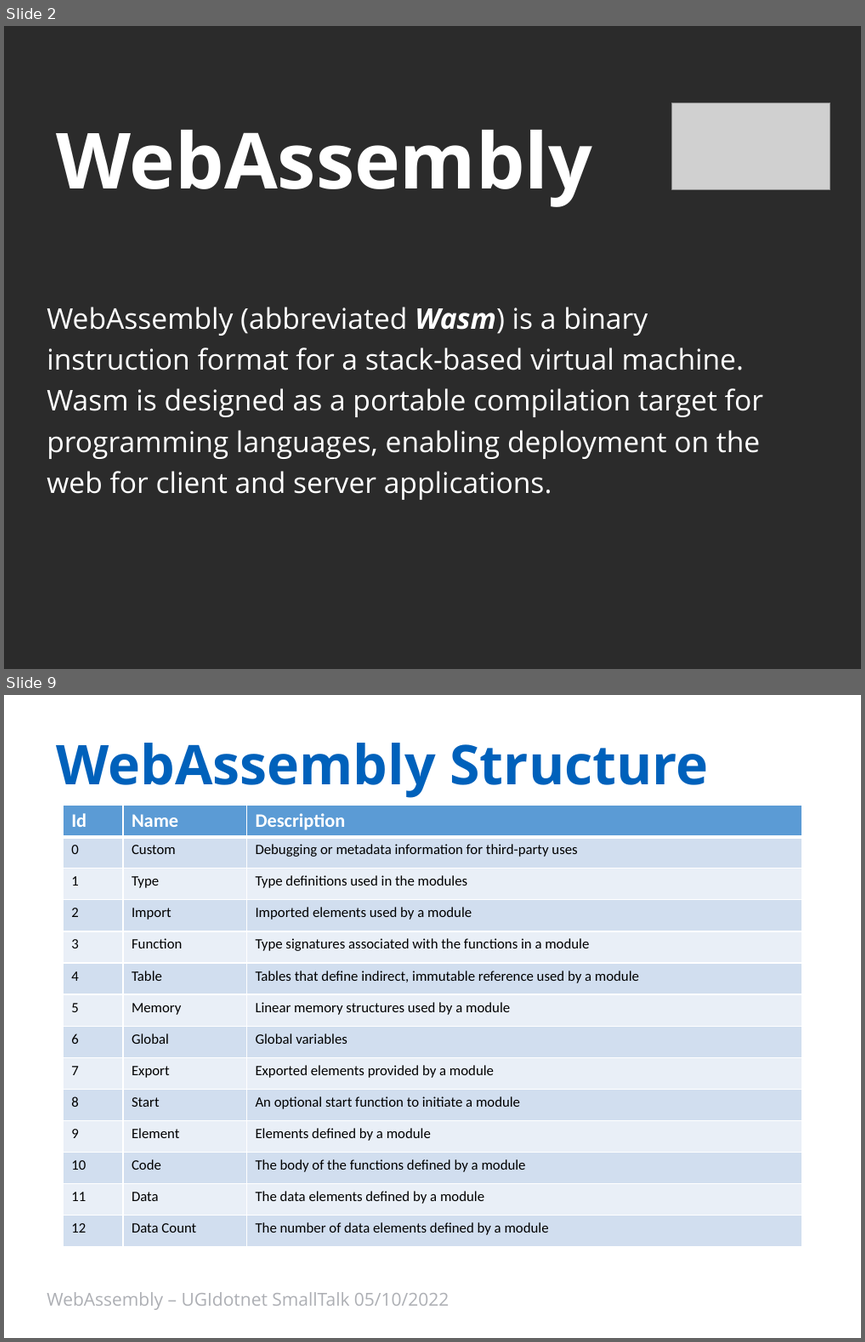
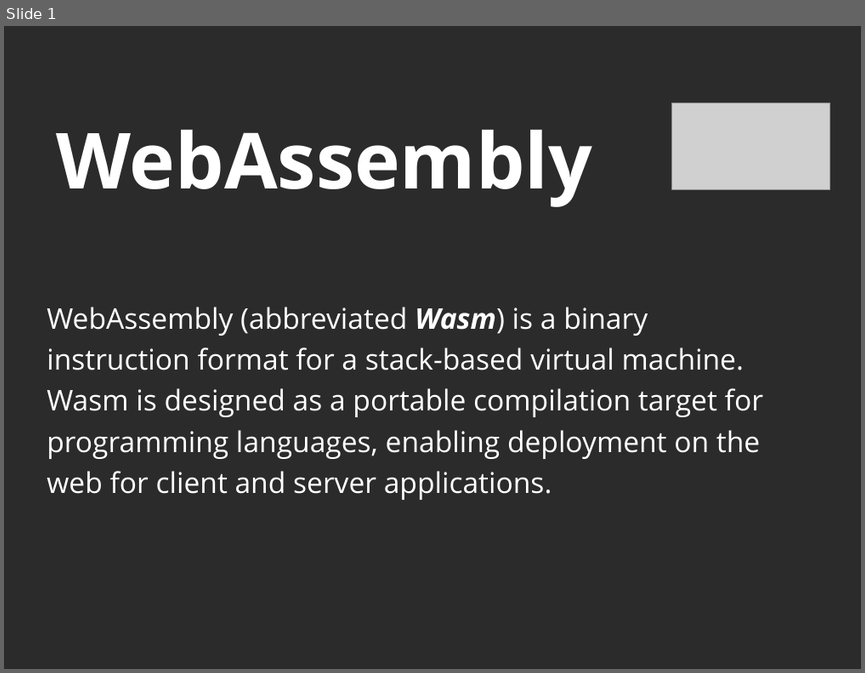
Before and after one commit to Ace68/slide, a slide deck: 2022/XMasDev/WebAssembly.pptx. Shown one above the other, each under a label of ours: slides 2 and 9 before the commit, slide 1 after it; the slides between them are not shown. The pictures are 865x1342 and 865x673 pixels, drawn with LibreOffice and Linux fonts; fonts in the diff are those of the drawing; grey boxes stand for pictures; background and template pictures are left out; a plain dark background stands for a picture behind light text. Boxes give left, top, right and bottom in pixels: in the first picture for what was removed or moved away, otherwise in the second. Text is boxed around its words. In the diff, an @@ line names an element or a change of style, - is before the commit and + after.

```diff
--- a/2022/XMasDev/WebAssembly.pptx
+++ b/2022/XMasDev/WebAssembly.pptx
@@ slide 9 removed at box(4, 695, 861, 1338), background #FFFFFF @@
@@ title removed at box(57, 743, 709, 798) @@
-WebAssembly Structure
@@ table removed at box(64, 805, 801, 1246), 14 rows, 3 columns @@
-Id | Name | Description
-0 | Custom | Debugging or metadata information for third-party uses
-1 | Type | Type definitions used in the modules
-2 | Import | Imported elements used by a module
-3 | Function | Type signatures associated with the functions in a module
-4 | Table | Tables that define indirect, immutable reference used by a module
-5 | Memory | Linear memory structures used by a module
-6 | Global | Global variables
-7 | Export | Exported elements provided by a module
-8 | Start | An optional start function to initiate a module
-9 | Element | Elements defined by a module
-10 | Code | The body of the functions defined by a module
-11 | Data | The data elements defined by a module
-12 | Data Count | The number of data elements defined by a module
@@ text removed at box(46, 1292, 449, 1310) @@
-WebAssembly – UGIdotnet SmallTalk 05/10/2022
@@ what was slide 2 is now slide 1 @@
```
Also in this commit, not shown: 9 slides changed, 1 slide added, 5 other slides removed, 1 other file.
